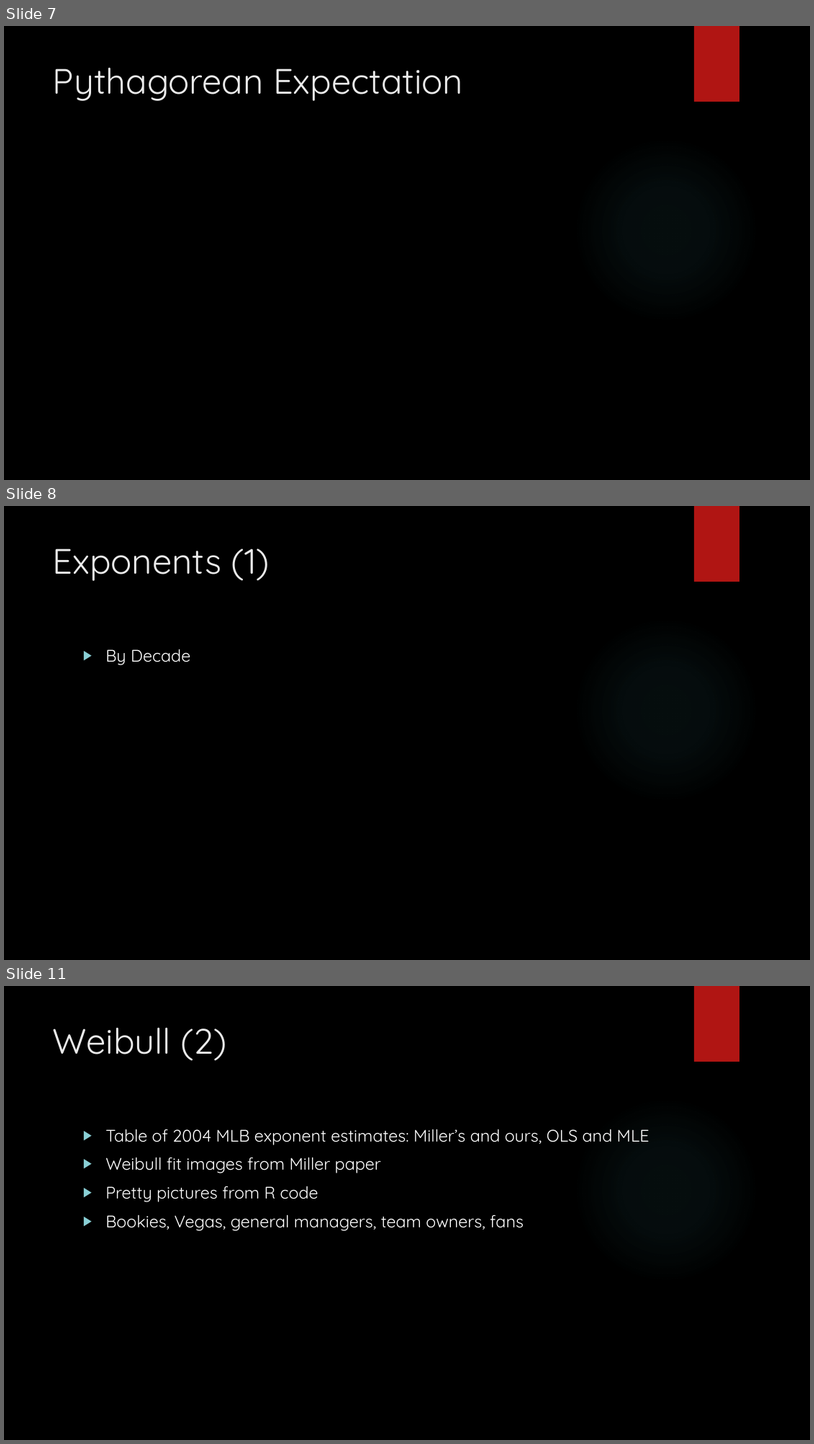
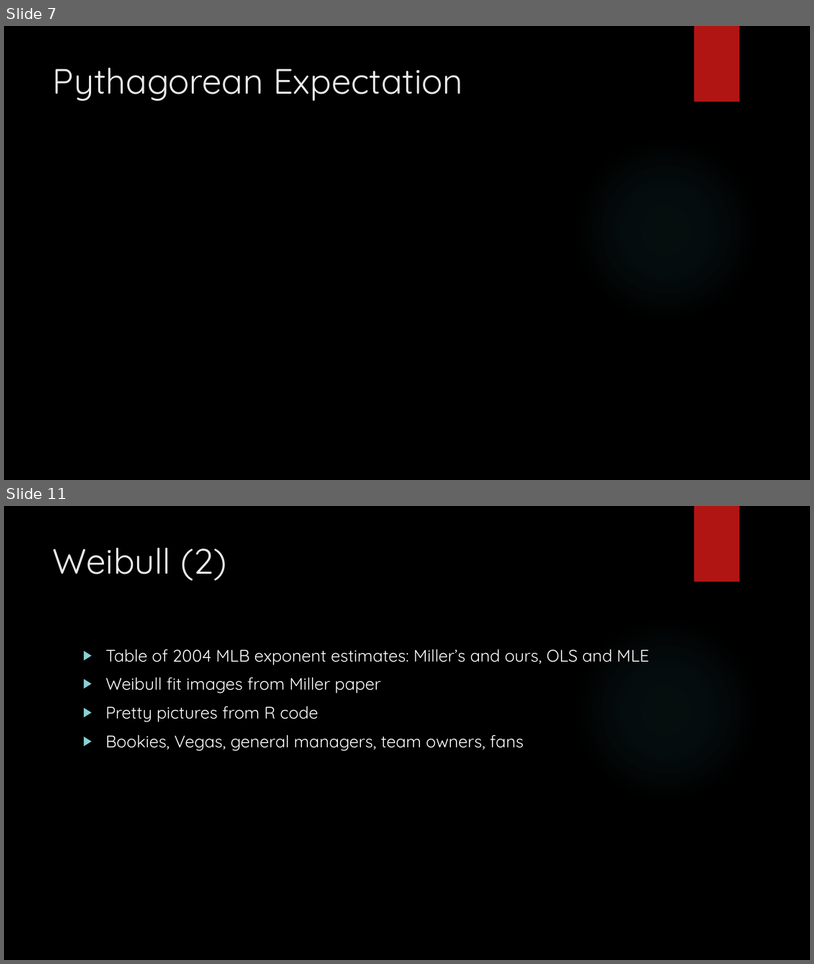
Before and after one commit to mindonly/sta631-project, a slide deck: ProjectPres.pptx. Shown one above the other, each under a label of ours: slides 7, 8 and 11 before the commit, slides 7 and 11 after it; the slides between them are not shown. The pictures are 814x1444 and 814x964 pixels, drawn with LibreOffice and Linux fonts; fonts in the diff are those of the drawing; grey boxes stand for pictures; background and template pictures are left out. Boxes give left, top, right and bottom in pixels: in the first picture for what was removed or moved away, otherwise in the second. Text is boxed around its words. In the diff, an @@ line names an element or a change of style, - is before the commit and + after.

```diff
--- a/ProjectPres.pptx
+++ b/ProjectPres.pptx
@@ slide 8 removed at <box>4,506,810,960</box>, background picture (left out); not listed: 2 template elements that a slide beside it also shows @@
@@ title removed at <box>53,548,270,581</box> @@
-Exponents (1)
@@ text removed at <box>106,649,190,665</box> @@
-▶ By Decade
```
Also in this commit, not shown: 5 slides changed, 4 slides added, 3 other slides removed.
